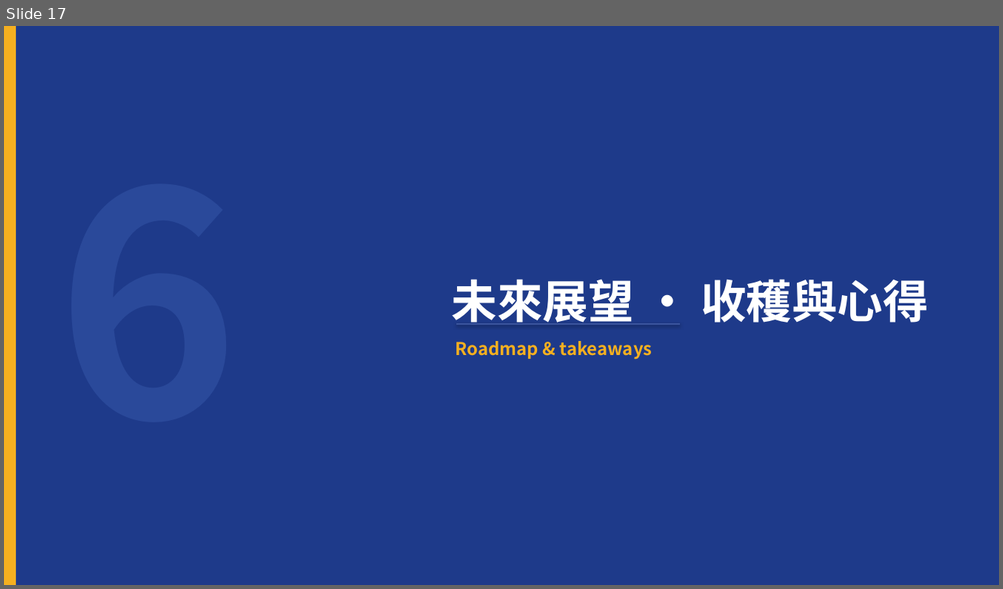
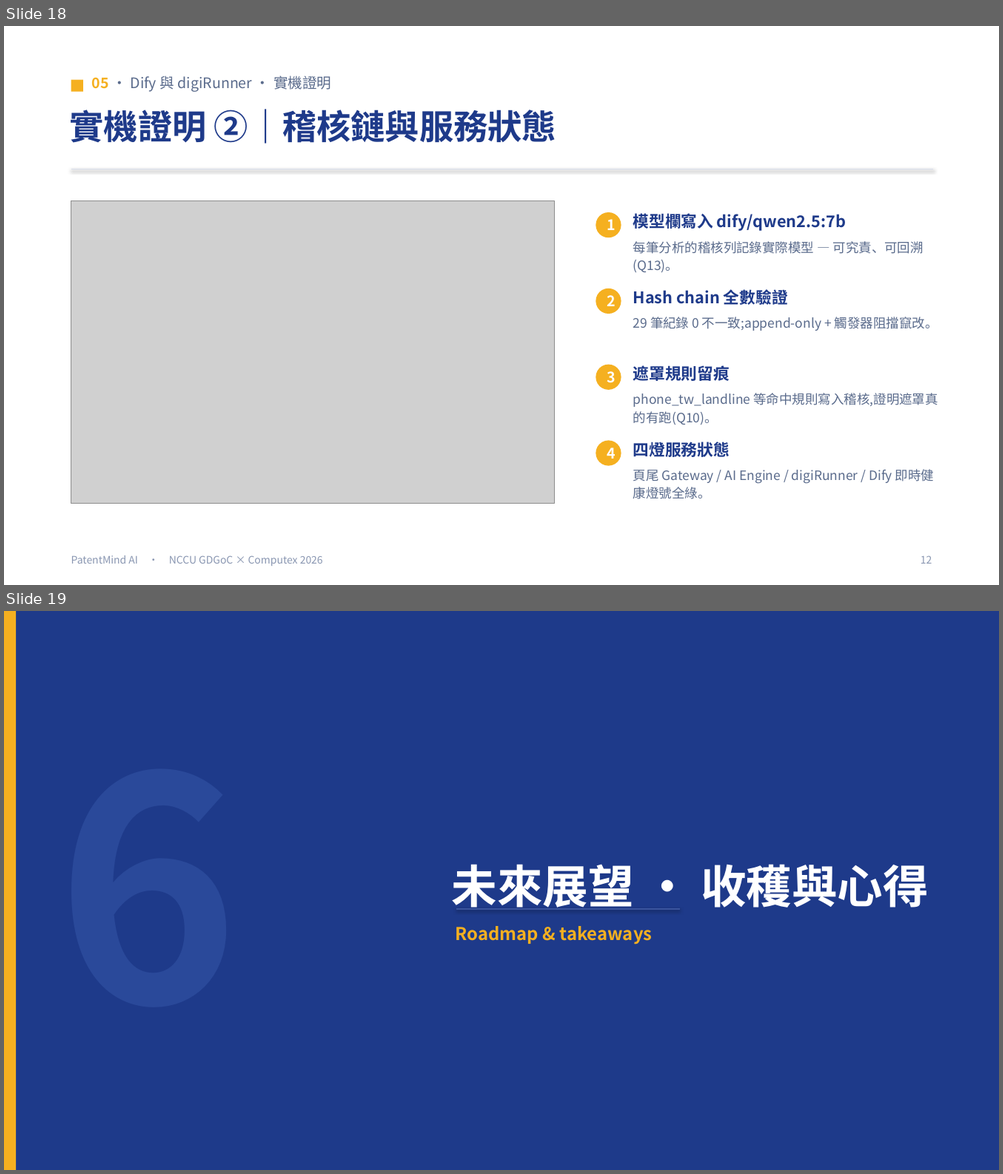
Before and after one commit to Adrian-Kao/shin-lee, a slide deck: presentation/PatentMind_簡報.pptx. Shown one above the other, each under a label of ours: slide 17 before the commit, slides 18 and 19 after it. The pictures are 1003x589 and 1003x1174 pixels, drawn with LibreOffice and Linux fonts; fonts in the diff are those of the drawing; grey boxes stand for pictures. Boxes give left, top, right and bottom in pixels: in the first picture for what was removed or moved away, otherwise in the second. Text is boxed around its words. In the diff, an @@ line names an element or a change of style, - is before the commit and + after.

```diff
--- a/presentation/PatentMind_簡報.pptx
+++ b/presentation/PatentMind_簡報.pptx
@@ slide 18 added at [4, 26, 999, 585], background #FFFFFF @@
@@ rectangle added at [71, 80, 83, 92], fill #F5B020 @@
@@ text added at [92, 76, 332, 92], 14 pt, text #5A6B8C @@
+05 · Dify 與 digiRunner · 實機證明
@@ text added at [70, 109, 556, 144], 33 pt, text #1E3A8A, bold @@
+實機證明 ②｜稽核鏈與服務狀態
@@ elbow line added from (71, 170) to (933, 170), #D7DDEA 1.2 pt @@
@@ picture added at [71, 201, 555, 503] @@
@@ ellipse added at [596, 212, 621, 238], fill #F5B020, 14 pt, text #FFFFFF, bold @@
+1
@@ text added at [633, 213, 845, 231], 15.5 pt, text #1E3A8A, bold @@
+模型欄寫入 dify/qwen2.5:7b
@@ text added at [633, 241, 923, 273], 12.5 pt, text #5A6B8C @@
+每筆分析的稽核列記錄實際模型 — 可究責、可回溯(Q13)。
@@ ellipse added at [596, 289, 621, 314], fill #F5B020, 14 pt, text #FFFFFF, bold @@
+2
@@ text added at [633, 289, 788, 305], 15.5 pt, text #1E3A8A, bold @@
+Hash chain 全數驗證
@@ text added at [633, 317, 938, 331], 12.5 pt, text #5A6B8C @@
+29 筆紀錄 0 不一致;append-only + 觸發器阻擋竄改。
@@ ellipse added at [596, 365, 621, 390], fill #F5B020, 14 pt, text #FFFFFF, bold @@
+3
@@ text added at [633, 366, 729, 381], 15.5 pt, text #1E3A8A, bold @@
+遮罩規則留痕
@@ text added at [633, 393, 938, 426], 12.5 pt, text #5A6B8C @@
+phone_tw_landline 等命中規則寫入稽核,證明遮罩真的有跑(Q10)。
@@ ellipse added at [596, 441, 621, 466], fill #F5B020, 14 pt, text #FFFFFF, bold @@
+4
@@ text added at [633, 440, 729, 460], 15.5 pt, text #1E3A8A, bold @@
+四燈服務狀態
@@ text added at [633, 469, 933, 500], 12.5 pt, text #5A6B8C @@
+頁尾 Gateway / AI Engine / digiRunner / Dify 即時健康燈號全綠。
@@ text added at [71, 556, 323, 566], 10 pt, text #8A97B2 @@
+PatentMind AI · NCCU GDGoC × Computex 2026
@@ text added at [920, 556, 932, 564], 10 pt, text #8A97B2 @@
+12
@@ what was slide 17 is now slide 19 @@
```
Also in this commit, not shown: 3 slides changed, 1 other slide added, 1 other file.
